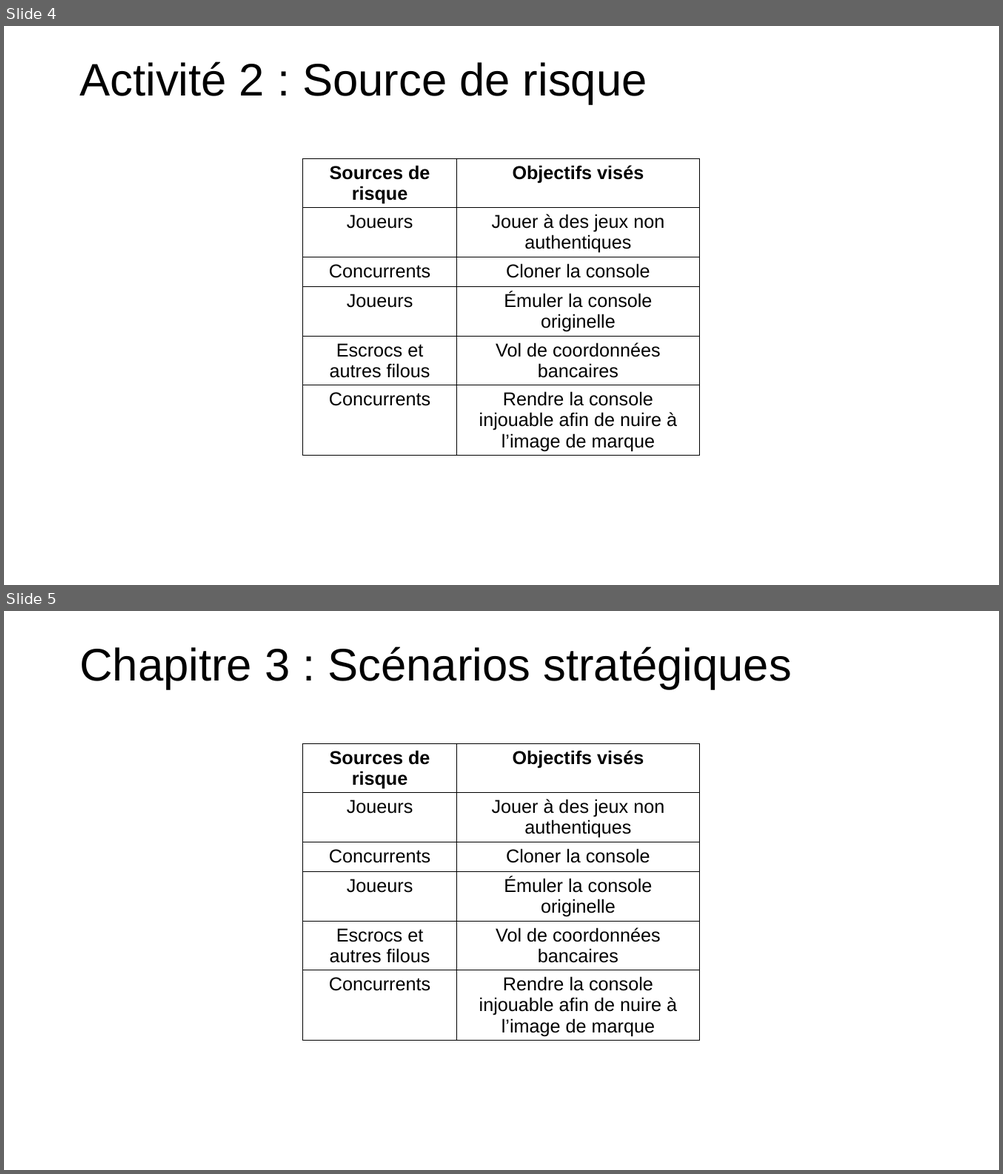
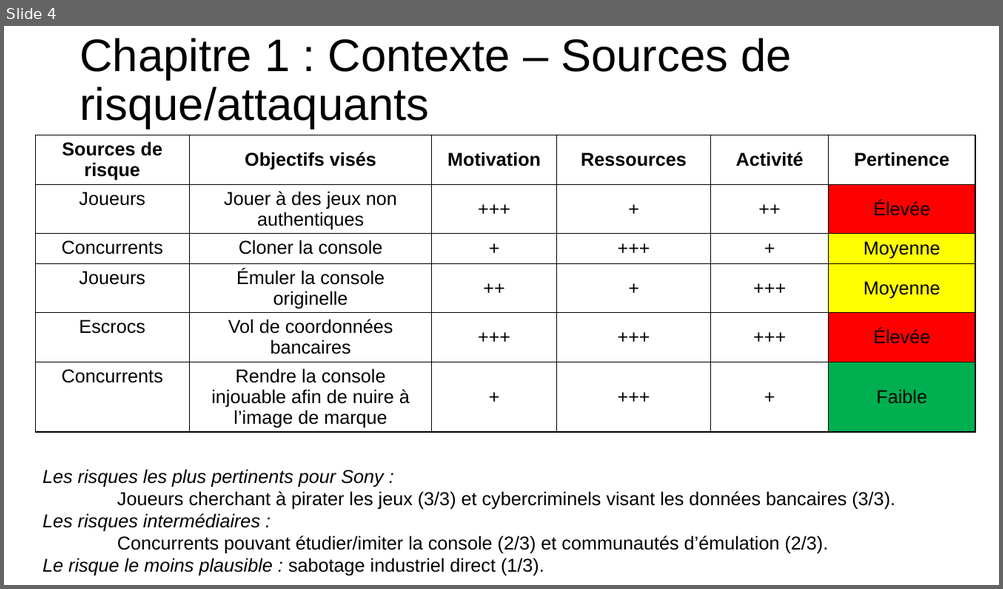
Before and after one commit to theox33/Securite_SE, a slide deck: Exercice PS4/Atelier 1/Diaporama.pptx. Shown one above the other, each under a label of ours: slides 4 and 5 before the commit, slide 4 after it. The pictures are 1003x1174 and 1003x589 pixels, drawn with LibreOffice and Linux fonts; fonts in the diff are those of the drawing. Boxes give left, top, right and bottom in pixels: in the first picture for what was removed or moved away, otherwise in the second. Text is boxed around its words. In the diff, an @@ line names an element or a change of style, - is before the commit and + after.

```diff
--- a/Exercice PS4/Atelier 1/Diaporama.pptx
+++ b/Exercice PS4/Atelier 1/Diaporama.pptx
@@ slide 5 removed at (4, 611, 999, 1170), background #FFFFFF @@
@@ title removed at (79, 647, 791, 689) @@
-Chapitre 3 : Scénarios stratégiques
@@ table removed at (302, 743, 700, 1058), 6 rows, 2 columns @@
-Sources de risque | Objectifs visés
-Joueurs | Jouer à des jeux non authentiques
-Concurrents | Cloner la console
-Joueurs | Émuler la console originelle
-Escrocs et autres filous | Vol de coordonnées bancaires
-Concurrents | Rendre la console injouable afin de nuire à l’image de marque
@@ slide 4 changed as well @@
@@ title at (79, 38, 791, 129): text changed @@
-Activité 2 : Source de risque
+Chapitre 1 : Contexte – Sources de risque/attaquants
@@ table at (35, 136, 976, 450) @@
-column 1, row 5: Escrocs et autres filous
+column 1, row 5: Escrocs
+column 3: Motivation | +++ | + | ++ | +++ | +
+column 4: Ressources | + | +++ | + | +++ | +++
+column 5: Activité | ++ | + | +++ | +++ | +
+column 6: Pertinence | Élevée | Moyenne | Moyenne | Élevée | Faible
@@ table: place and size @@
-table at (302, 158, 700, 473)
+table at (35, 136, 976, 450)
@@ text added at (42, 469, 895, 577), 18 pt, text #000000 @@
+Les risques les plus pertinents pour Sony :
+Joueurs cherchant à pirater les jeux (3/3) et cybercriminels visant les données bancaires (3/3).
+Les risques intermédiaires :
+Concurrents pouvant étudier/imiter la console (2/3) et communautés d’émulation (2/3).
+Le risque le moins plausible : sabotage industriel direct (1/3).
```
Also in this commit, not shown: 2 other slides changed, 7 slides added, 1 other slide removed, 1 other file.
